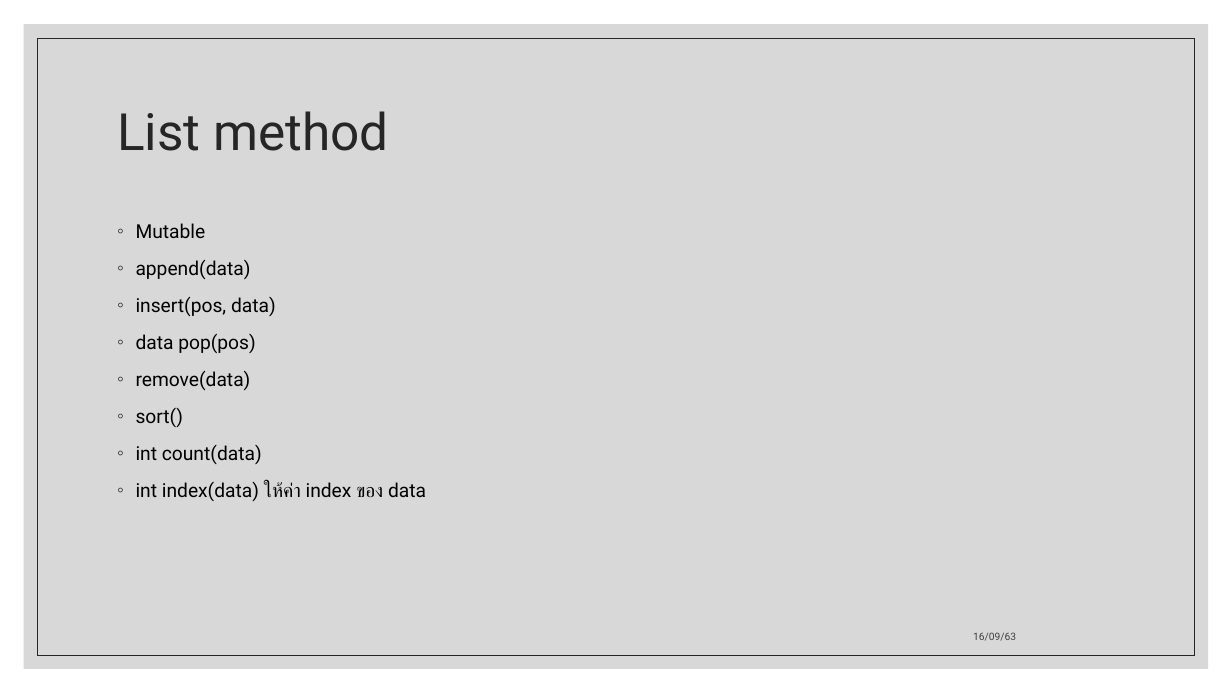
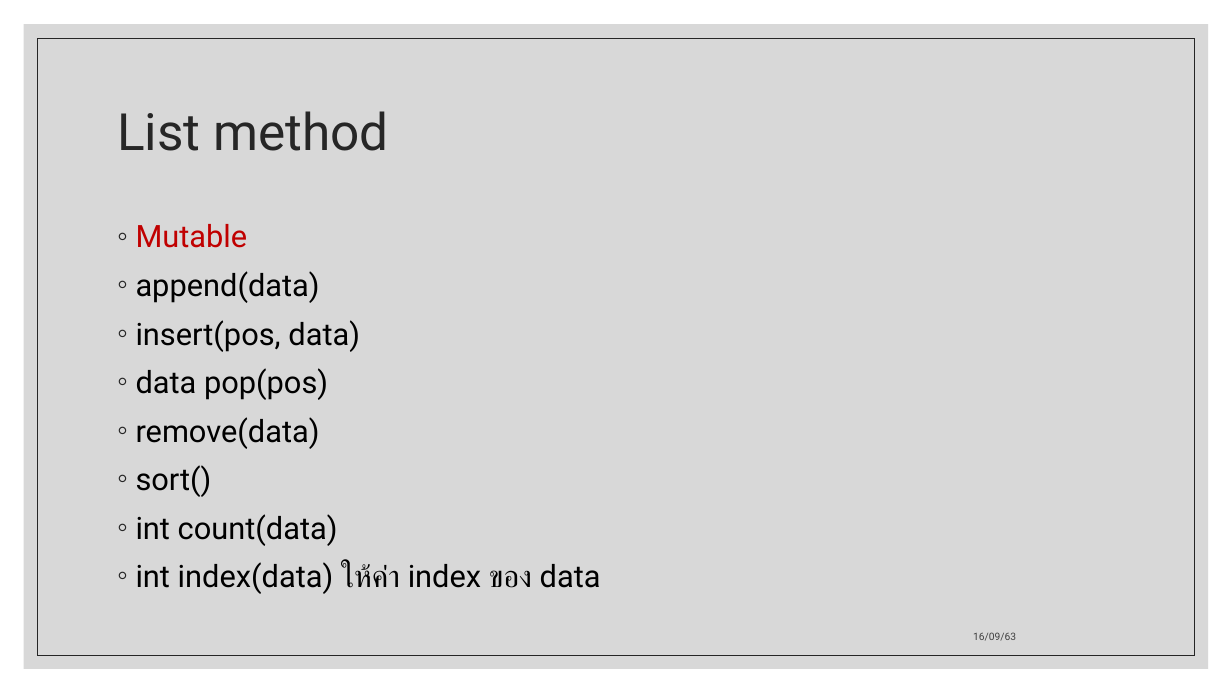
Before and after one commit to ApexTone/DataStructAlgo-Code-KMITL, a slide deck: slide 7 of Midterm/Data structure and Algorithm.pptx. Drawn at 1232x693 pixels with LibreOffice and Linux fonts; fonts in the diff are those of the drawing. Boxes give left, top, right and bottom in pixels: in the first picture for what was removed or moved away, otherwise in the second. Text is boxed around its words. In the diff, an @@ line names an element or a change of style, - is before the commit and + after.

```diff
--- a/Midterm/Data structure and Algorithm.pptx
+++ b/Midterm/Data structure and Algorithm.pptx
@@ text "Mutable" at box(136, 224, 601, 594): size 15 to 24 pt; text colour #000000 to #C00000 in "Mutable"; line spacing 1.1 to 1 @@
```
Also in this commit, not shown: 16 other slides changed, 21 slides added, 1 other file.
